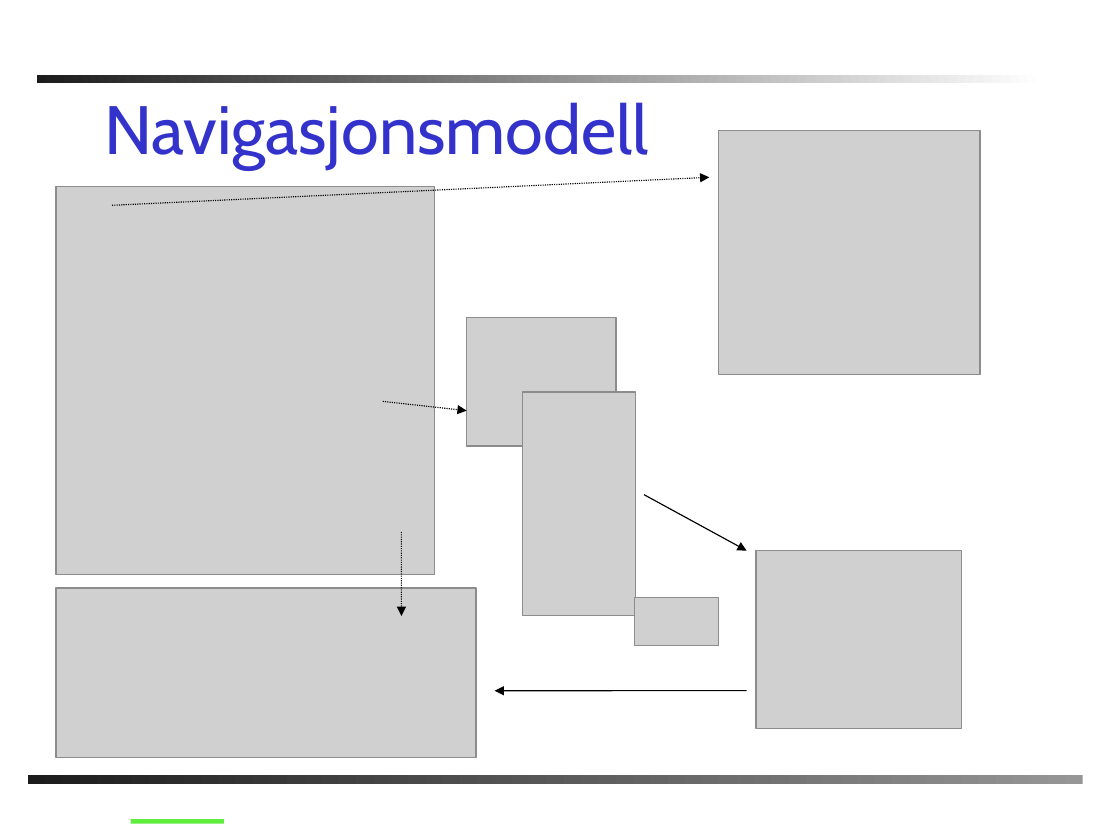
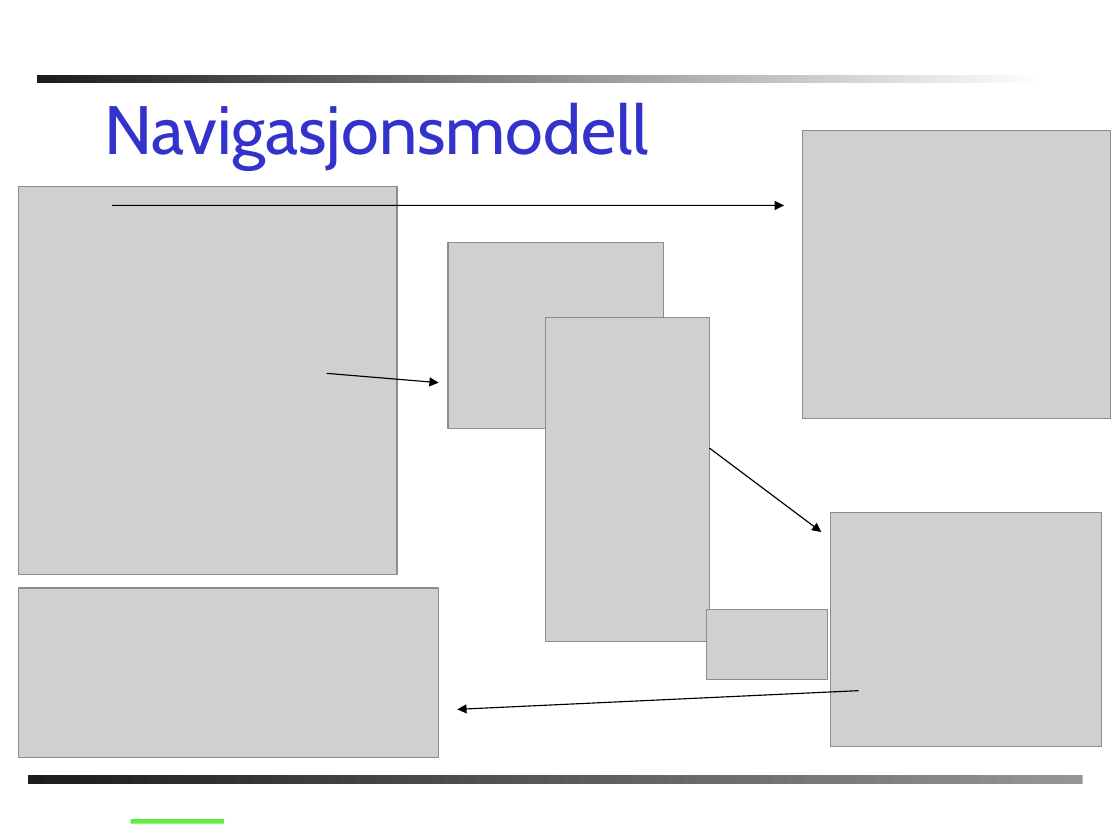
Before and after one commit to chucker/AnkhSVN, a slide deck: slide 9 of doc/powerpoint/Subversion_addin_for_VS.NET.ppt. Drawn at 1120x840 pixels with LibreOffice and Linux fonts; fonts in the diff are those of the drawing; grey boxes stand for pictures; background and template pictures are left out. Boxes give left, top, right and bottom in pixels: in the first picture for what was removed or moved away, otherwise in the second. Text is boxed around its words. In the diff, an @@ line names an element or a change of style, - is before the commit and + after.

```diff
--- a/doc/powerpoint/Subversion_addin_for_VS.NET.ppt
+++ b/doc/powerpoint/Subversion_addin_for_VS.NET.ppt
@@ picture: place and size @@
-picture at [719,131,980,375]
+picture at [803,131,1111,419]
@@ picture: place and size @@
-picture at [56,187,435,575]
+picture at [19,187,398,575]
@@ arrow moved from (112, 205) - (709, 177) to (112, 205) - (784, 205) @@
@@ arrow (112, 205) - (784, 205): stroke #000000 0.74 pt dashed to #000000 0.74 pt @@
@@ picture: place and size @@
-picture at [467,317,616,446]
+picture at [448,243,664,429]
@@ picture: place and size @@
-picture at [523,392,636,616]
+picture at [545,317,709,641]
@@ arrow moved from (383, 401) - (467, 411) to (327, 373) - (439, 383) @@
@@ arrow (327, 373) - (439, 383): stroke #000000 0.74 pt dashed to #000000 0.74 pt @@
@@ arrow moved from (644, 495) - (747, 551) to (709, 448) - (821, 532) @@
@@ arrow removed from (401, 532) to (401, 616) @@
@@ picture: place and size @@
-picture at [635,597,719,645]
+picture at [831,513,1102,747]
@@ picture: place and size @@
-picture at [56,588,476,757]
+picture at [19,588,439,757]
@@ picture: place and size @@
-picture at [756,551,961,729]
+picture at [707,609,828,679]
@@ arrow moved from (747, 691) - (495, 691) to (859, 691) - (457, 709) @@
```
Also in this commit, not shown: 15 other slides changed, 2 slides added, 2 slides removed.
